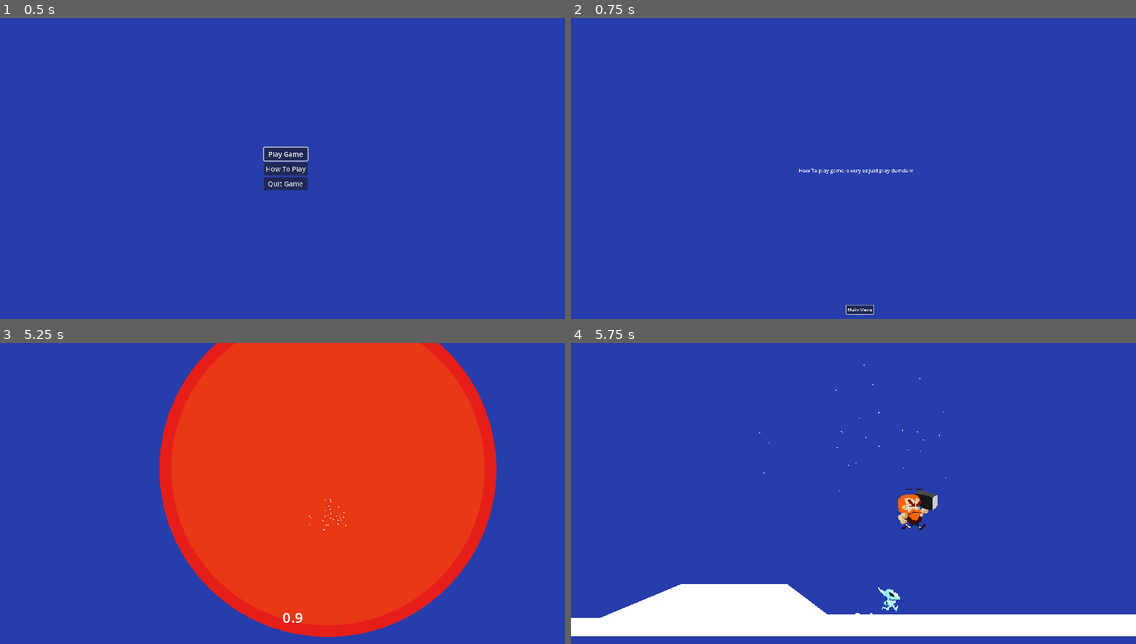
Above: before the commit, frames 1-4 (two rows, left to right).
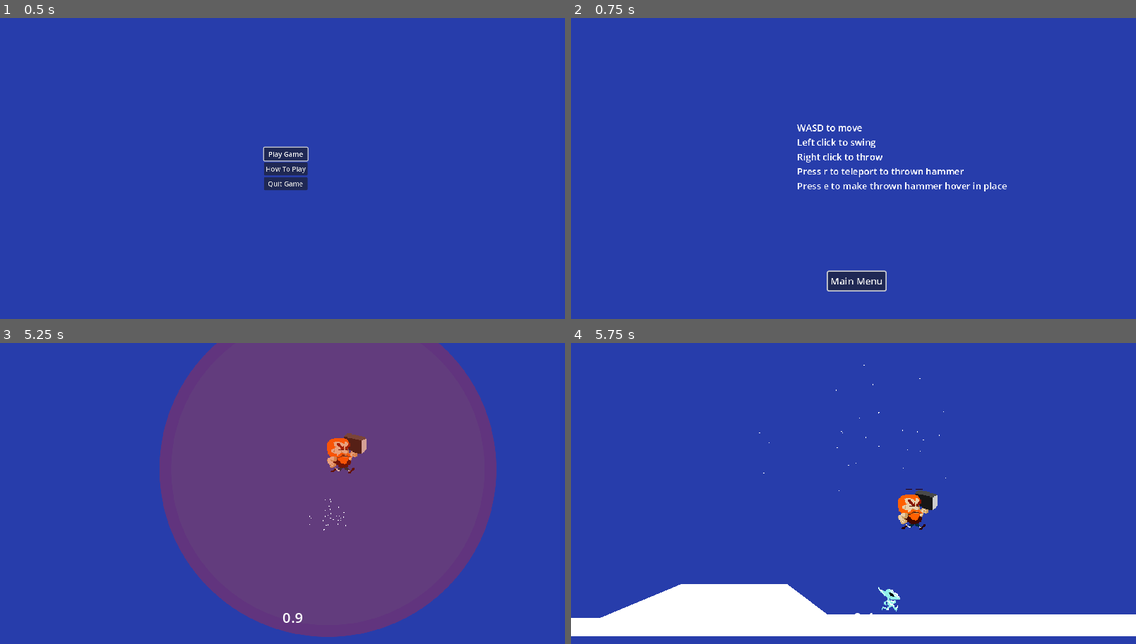
Above: after the commit, the same moments.

Repository: simonoNilssono/godot-project-thor
Game: Godot game, scene res://Scenes/main.tscn
Two runs of this game, one before a commit and one after it. Both use one fixed random seed, a clock stepped at 60 frames per second and the inputs below. The engine's default icon, where the game draws it, is replaced by a stand-in: a white triangle on a blue panel in a dark square.
Inputs (mouse positions are in pixels of both pictures, inside the frame that each line leads up to):
- Up to frame 1 (0.5 s): no input
- Up to frame 2 (0.75 s): click "How To Play" at 0.5 s
- Up to frame 3 (5.25 s): click "Main Menu" at 1.25 s; click "Play Game" at 2 s; move the mouse to (406, 484) at 2.77 s; hold E (HoverHammer) 2.78-3.53 s; hold D (Right) 2.78-4.28 s; tap W (Up) at 3.02, 3.77 s; move the mouse to (169, 517) at 3.52 s; click (169, 517) at 3.6 s; move the mouse to (339, 433) at 4.27 s; hold A (Left) 4.28-5.03 s; hold Right mouse button (Throw Hammer) 4.28-5.03 s; move the mouse to (254, 565) at 5.02 s; hold D (Right) from 5.03 s (still down); tap R (teleport2Hammer) at 5.1 s
- Up to frame 4 (5.75 s): keep holding D (Right); tap W (Up) at 5.27 s

Frame 1 is identical in both runs. In frame 2, 1.9% of the frame differs, in the area x 40-78%, y 35-99%; in frame 3, 48%, in the area x 28-88%, y 0-98%; in frame 4, nothing differs.
Error in both runs: Invalid access to property or key 'position' on a base object of type 'null instance'. (res://Scripts/enemy.gd:37)

Commit message:
ui cleanup

Diff:
--- a/Scenes/help.tscn
+++ b/Scenes/help.tscn
@@ -24,8 +24,12 @@
 offset_bottom = 12.0
 grow_horizontal = 2
 grow_vertical = 2
-scale = Vector2(0.36, 0.36)
-text = "How To play game is very ez just play dumdum"
+scale = Vector2(0.649993, 0.649993)
+text = "WASD to move
+Left click to swing
+Right click to throw
+Press r to teleport to thrown hammer
+Press e to make thrown hammer hover in place"
 
 [node name="MainMenuBtn" type="Button" parent="."]
 layout_mode = 1
@@ -34,13 +38,13 @@
 anchor_top = 1.0
 anchor_right = 0.5
 anchor_bottom = 1.0
-offset_left = -8.0
-offset_top = -34.0
-offset_right = 88.0
-offset_bottom = -3.0
+offset_left = -29.0
+offset_top = -72.0
+offset_right = 67.0
+offset_bottom = -41.0
 grow_horizontal = 2
 grow_vertical = 0
-scale = Vector2(0.32, 0.32)
+scale = Vector2(0.679999, 0.679999)
 text = "Main Menu
 "
 
--- a/Scenes/teleport_explosion.tscn
+++ b/Scenes/teleport_explosion.tscn
@@ -15,6 +15,7 @@
 shape = SubResource("CircleShape2D_hnc1g")
 
 [node name="Sprite2D" type="Sprite2D" parent="."]
+modulate = Color(1, 1, 1, 0.305882)
 position = Vector2(2.00002, 0.499996)
 scale = Vector2(0.375, 0.374023)
 texture = ExtResource("1_2h6cf")
